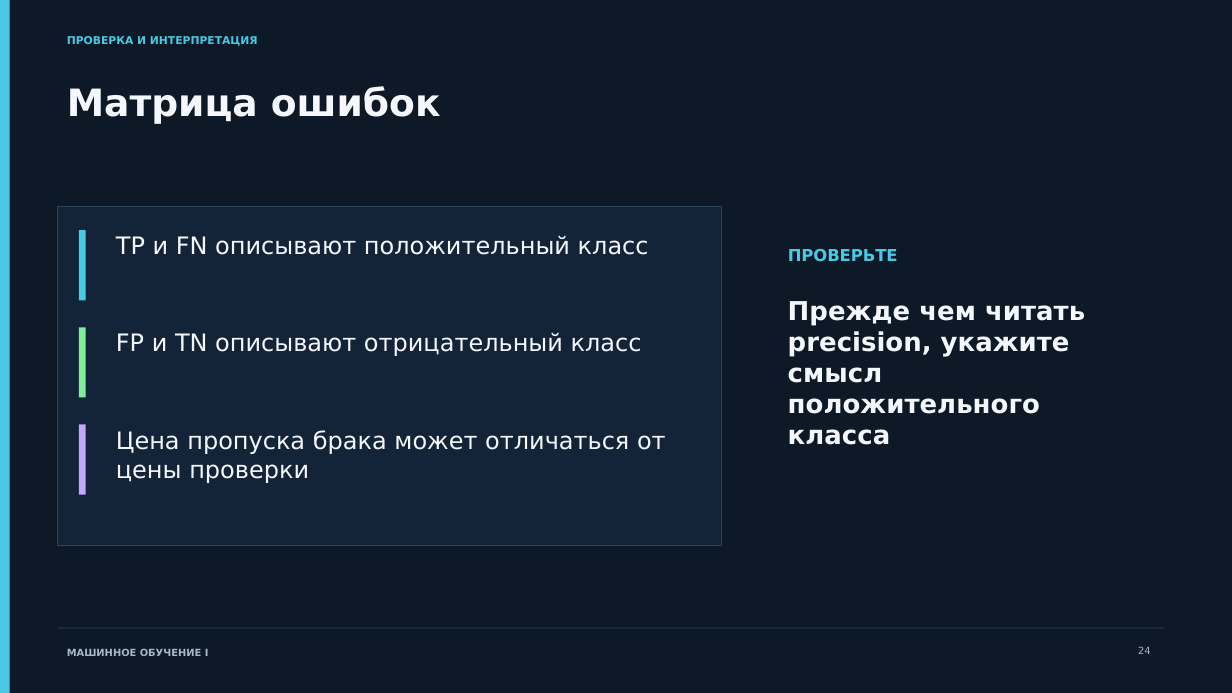
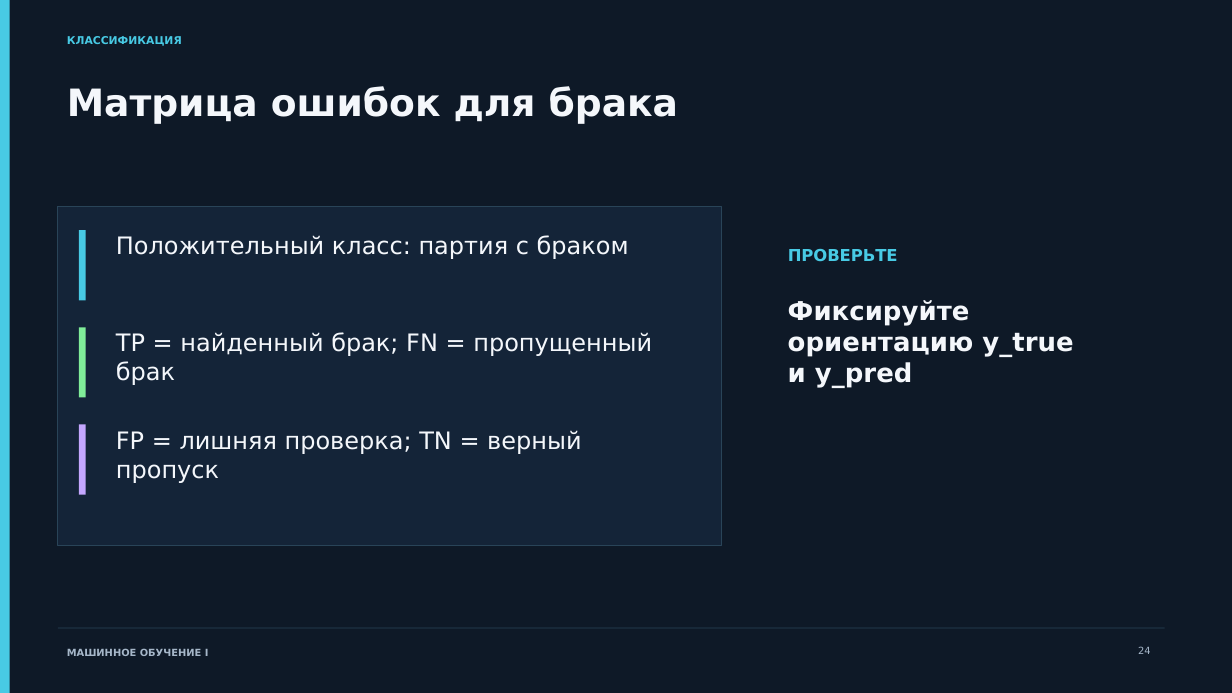
Before and after one commit to ashrpv/computer_science_in_nanoscience, a slide deck: slide 24 of slides/11-ml-problem_and_validation.pptx. Drawn at 1232x693 pixels with LibreOffice and Linux fonts; fonts in the diff are those of the drawing. Boxes give left, top, right and bottom in pixels: in the first picture for what was removed or moved away, otherwise in the second. Text is boxed around its words. In the diff, an @@ line names an element or a change of style, - is before the commit and + after.

```diff
--- a/slides/11-ml-problem_and_validation.pptx
+++ b/slides/11-ml-problem_and_validation.pptx
@@ text at [67,36,182,46]: text changed @@
-ПРОВЕРКА И ИНТЕРПРЕТАЦИЯ
+КЛАССИФИКАЦИЯ
@@ text at [67,86,678,124]: text changed @@
-Матрица ошибок
+Матрица ошибок для брака
@@ text at [116,235,629,259]: text changed @@
-TP и FN описывают положительный класс
+Положительный класс: партия с браком
@@ text at [788,300,1073,387]: text changed @@
-Прежде чем читать precision, укажите смысл положительного класса
+Фиксируйте ориентацию y_true и y_pred
@@ text at [116,332,652,385]: text changed @@
-FP и TN описывают отрицательный класс
+TP = найденный брак; FN = пропущенный брак
@@ text at [116,430,581,483]: text changed @@
-Цена пропуска брака может отличаться от цены проверки
+FP = лишняя проверка; TN = верный пропуск
```
Also in this commit, not shown: 37 other slides changed, 2 slides added, 2 slides removed, 3 other files.
